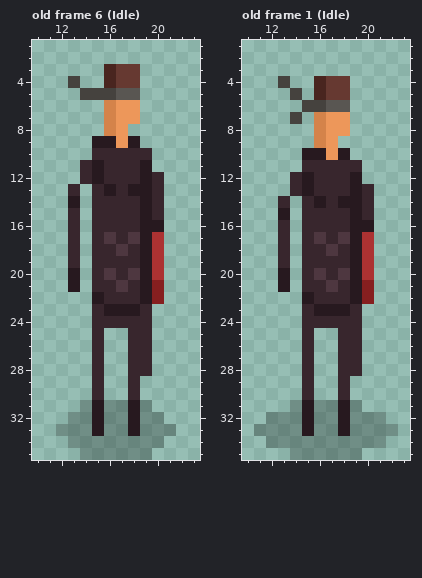
File history of a pixel-art file, Assets/Sprites/player.ase. This is how it looked before the edit.
36x36 pixels, 32 frames. Shown: old frame 6 (Idle): x 10..23, y 1..35; old frame 1 (Idle): x 10..23, y 1..35. The commit also changed other frames, which this record leaves out.
The result:
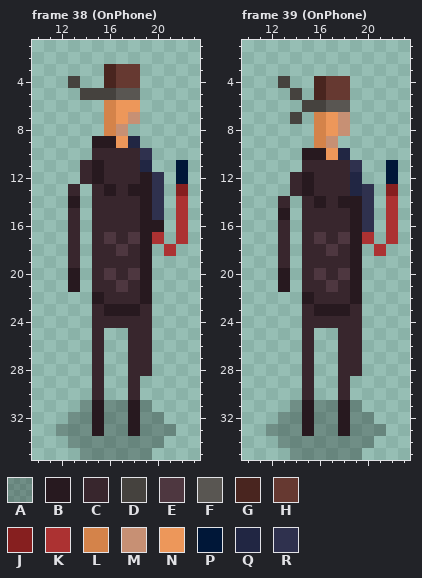
Palette (. is transparent): A #00000041  B #27191f  C #38262d  D #45423e  E #4e3740  F #595652  G #49251f  H #663931  J #861f1f  K #ac3232  L #d4834a  M #c79074  N #ed975a  P #001738  Q #212643  R #2f314e
A new or re-ordered frame is compared with the old frame closest to it.
Changes in this commit:
frames 32 -> 39
layer "phoneLight" added
Frame 38 (OnPhone) is new; against old frame 6 (Idle), layers "phoneLight", "char":
The author put colour J in row 13 at x 22.
The author put colour K in rows 14 to 17 at x 22; in row 18 at x 21.
Colour N becomes colour M in row 7 at x 18; in row 8 at x 17.
The author put colour P in rows 11 to 12 at x 22.
Colour B becomes colour Q in row 9 at x 18; in row 11 at x 19.
Colour C becomes colour R in row 10 at x 19; in rows 12 to 15 at x 20.
The author cleared colour J in rows 21 to 22 at x 20.
The author cleared colour K in rows 18 to 20 at x 20.
Frame 39 (OnPhone) is new; against old frame 1 (Idle), layers "phoneLight", "char", "shadow":
The author put colour J in row 13 at x 22.
The author put colour K in rows 14 to 17 at x 22; in row 18 at x 21.
Colour N becomes colour M in rows 7 to 8 at x 18; in row 9 at x 17.
The author put colour P in rows 11 to 12 at x 22.
Colour B becomes colour Q in row 10 at x 18; in rows 12 to 13 at x 19.
Colour B becomes colour R in row 16 at x 20.
Colour C becomes colour R in row 11 at x 19; in rows 13 to 15 at x 20.
The author cleared colour A in row 32 at x 12 and 21; in row 33 at x 11 and 22; in row 34 at x 12 and 21.
The author cleared colour J in rows 21 to 22 at x 20.
The author cleared colour K in rows 18 to 20 at x 20.
Boxes around the changes in both pictures, in picture pixels (x1, y1, x2, y2):
changed: (116, 112, 188, 304)
changed: (326, 112, 398, 304)
erased: (254, 412, 278, 448)
erased: (374, 412, 398, 448)
